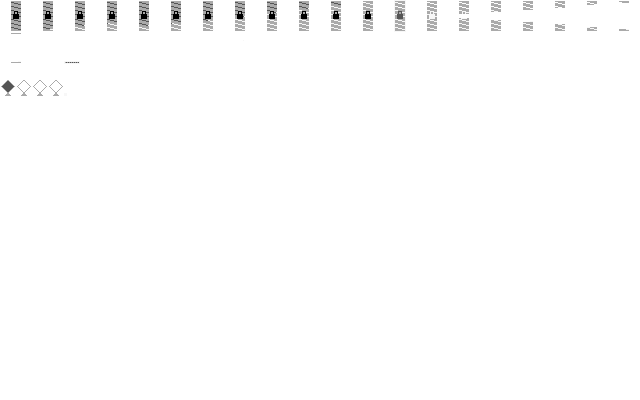
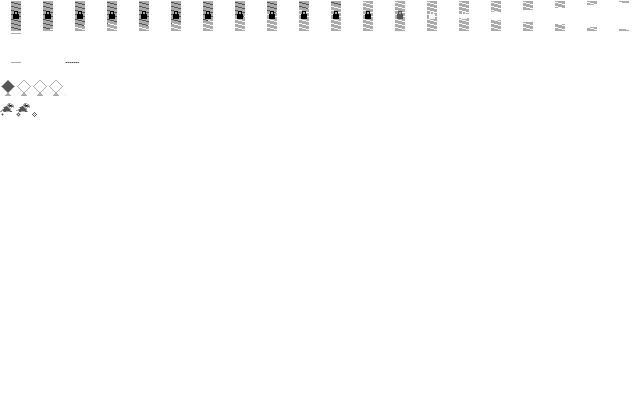
Comparing the layer stacks of the two w=640, h=400 images. Changes:
renamed "Background" to "world_entities.png", painted on it over (0, 103, 37, 117)
